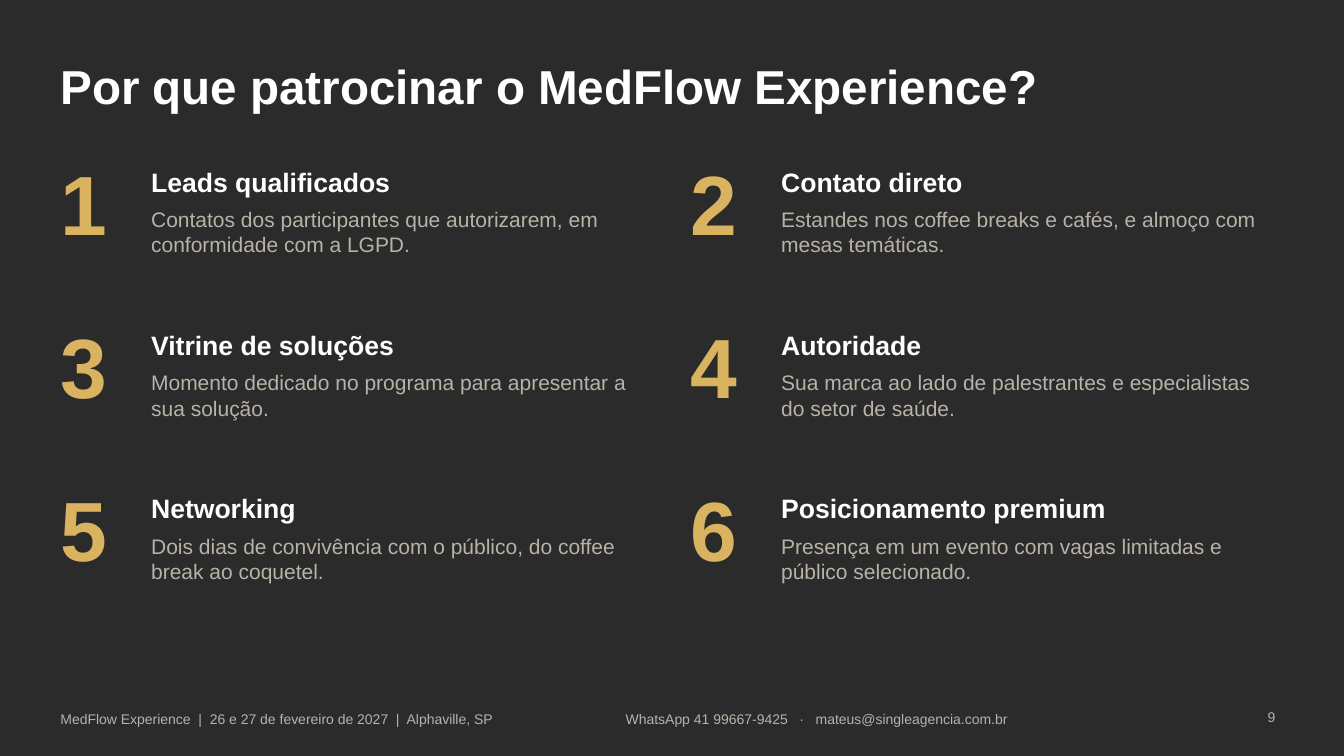
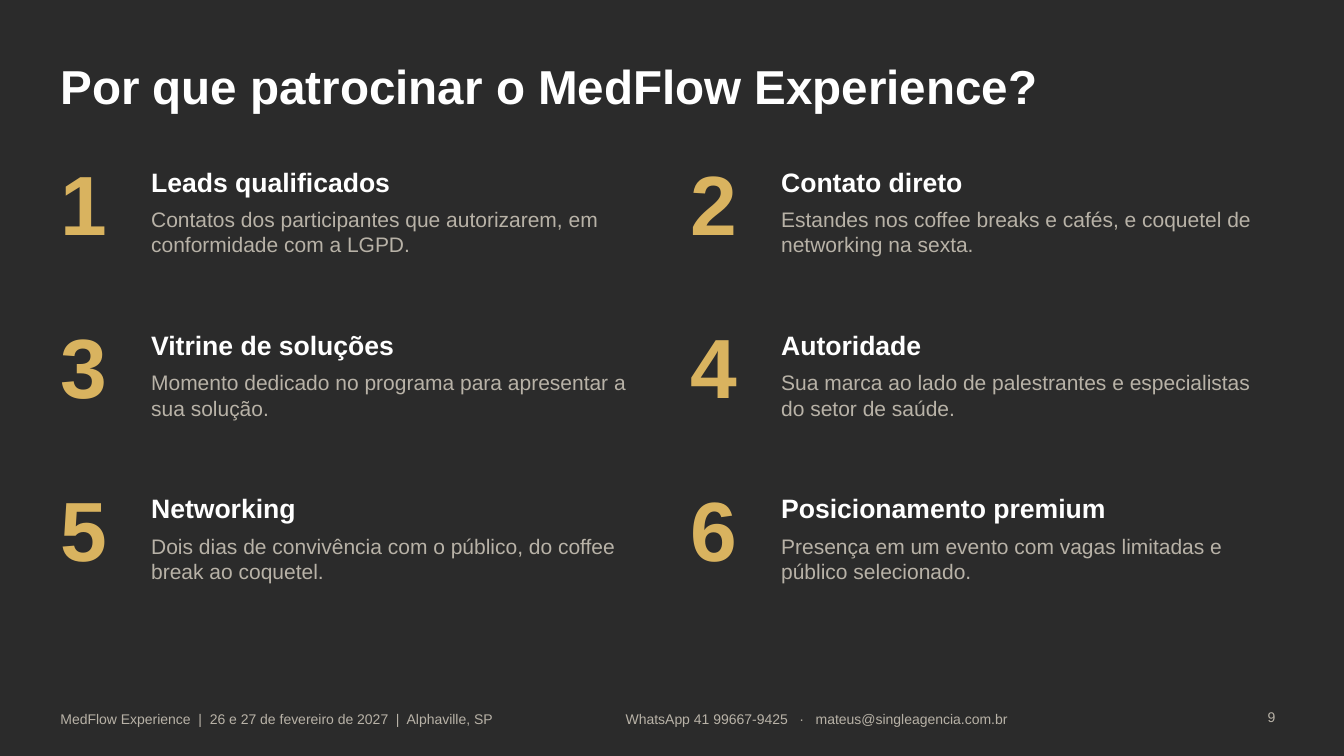
Before and after one commit to jemaaz-byte/jessica-fit, a slide deck: slide 9 of medflow/MedFlow_Cotas_Patrocinio_2027.pptx. Drawn at 1344x756 pixels with LibreOffice and Linux fonts; fonts in the diff are those of the drawing; background and template pictures are left out; a plain dark background stands for a picture behind light text. Boxes give left, top, right and bottom in pixels: in the first picture for what was removed or moved away, otherwise in the second. Text is boxed around its words. In the diff, an @@ line names an element or a change of style, - is before the commit and + after.

```diff
--- a/medflow/MedFlow_Cotas_Patrocinio_2027.pptx
+++ b/medflow/MedFlow_Cotas_Patrocinio_2027.pptx
@@ text at box(781, 211, 1250, 257): text changed @@
-Estandes nos coffee breaks e cafés, e almoço com mesas temáticas.
+Estandes nos coffee breaks e cafés, e coquetel de networking na sexta.
```
Also in this commit, not shown: 2 other slides changed, 1 other file.
